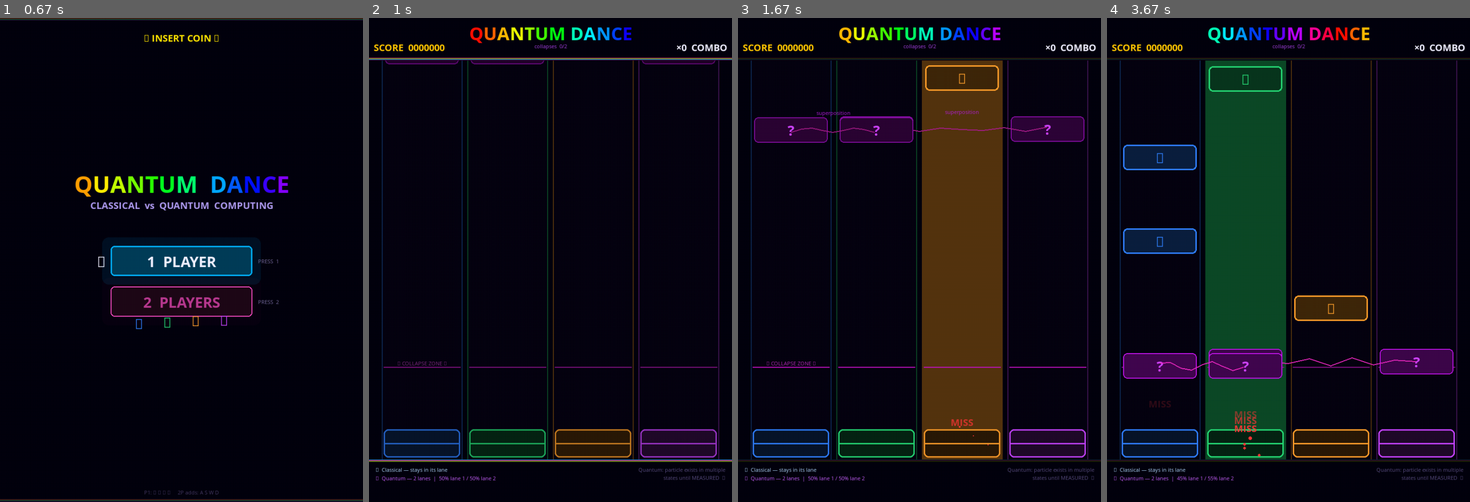
Above: before the commit, frames 1-4 (left to right).
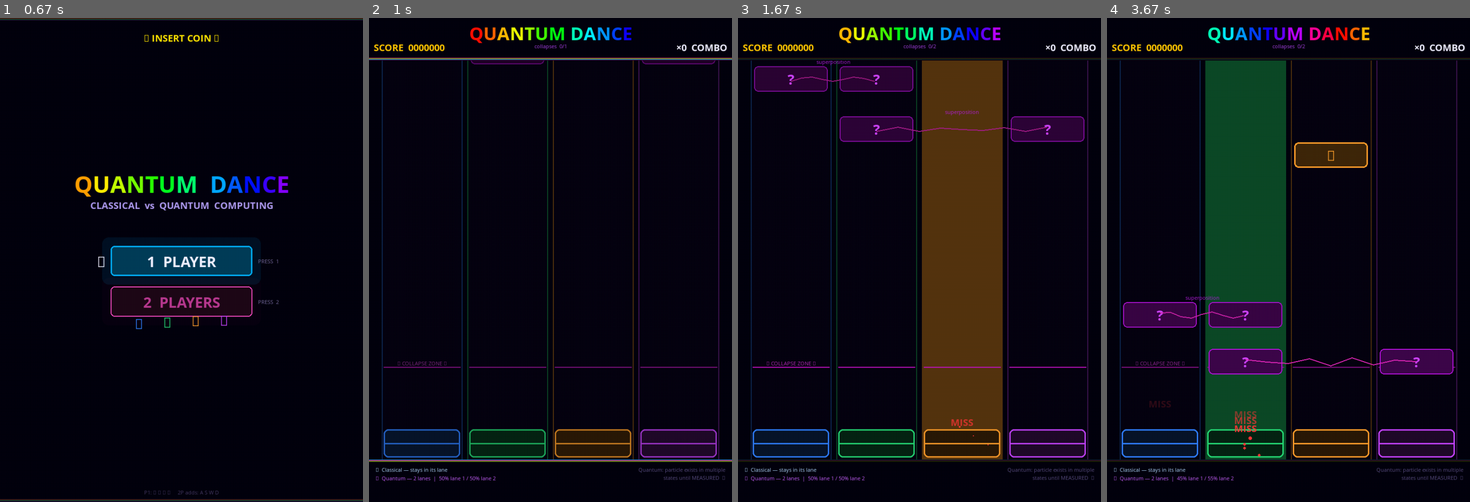
Above: after the commit, the same moments.

Repository: parzival1401/mobile_quantum-
Game: pygame game, started from dance_dance/quantum_optimized.py
Two runs of this game, one before a commit and one after it. Both use one fixed random seed, a clock stepped at 60 frames per second and the inputs below.
Inputs (mouse positions are in pixels of both pictures, inside the frame that each line leads up to):
- Up to frame 1 (0.67 s): type "ann" at 0.33 s
- Up to frame 2 (1 s): tap Enter at 0.67, 0.88 s
- Up to frame 3 (1.67 s): hold Up from 1.22 s (still down); move the mouse to (904, 279) at 1.25 s
- Up to frame 4 (3.67 s): release Up at 1.68 s; hold Right 1.72-2.18 s; tap  at 1.87, 2.37, 3.27 s; hold Left 2.22-2.75 s; hold Down 2.78-3.08 s; hold Down 3.12-3.52 s; hold Down from 3.55 s (still down)

Frame 1 is identical in both runs. In frame 2, 0.2% of the frame differs, in the area x 4-55%, y 5-10%; in frame 3, 3.8%; in frame 4, 8.1%, in the area x 4-72%, y 9-75%.

Commit message:
new difulty

Diff:
--- a/dance_dance/quantum_optimized.py
+++ b/dance_dance/quantum_optimized.py
@@ -29,7 +29,7 @@
 # ─────────────────────────────────────────────────────────────────────────────
 # FIXED TIMING CONSTANTS  (overridden at runtime by song selection)
 # ─────────────────────────────────────────────────────────────────────────────
-BEATS_PER_NOTE       = 1    # spawn one note every N beats
+BEATS_PER_NOTE       = 2    # spawn one note every N beats
 BEATS_TO_FALL        = 5    # base beats from spawn to hit zone (scaled by difficulty)
 COLLAPSE_THRESHOLD   = 1  # multiplier: higher = collapse line moves up (more warning)
 
